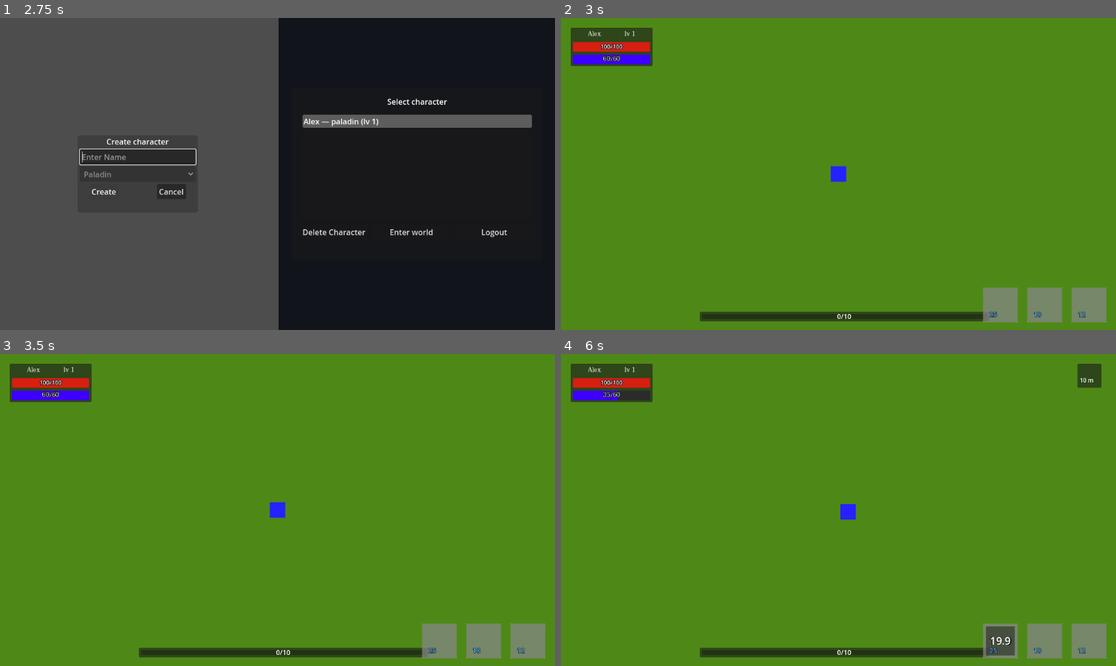
Above: before the commit, frames 1-4 (two rows, left to right).
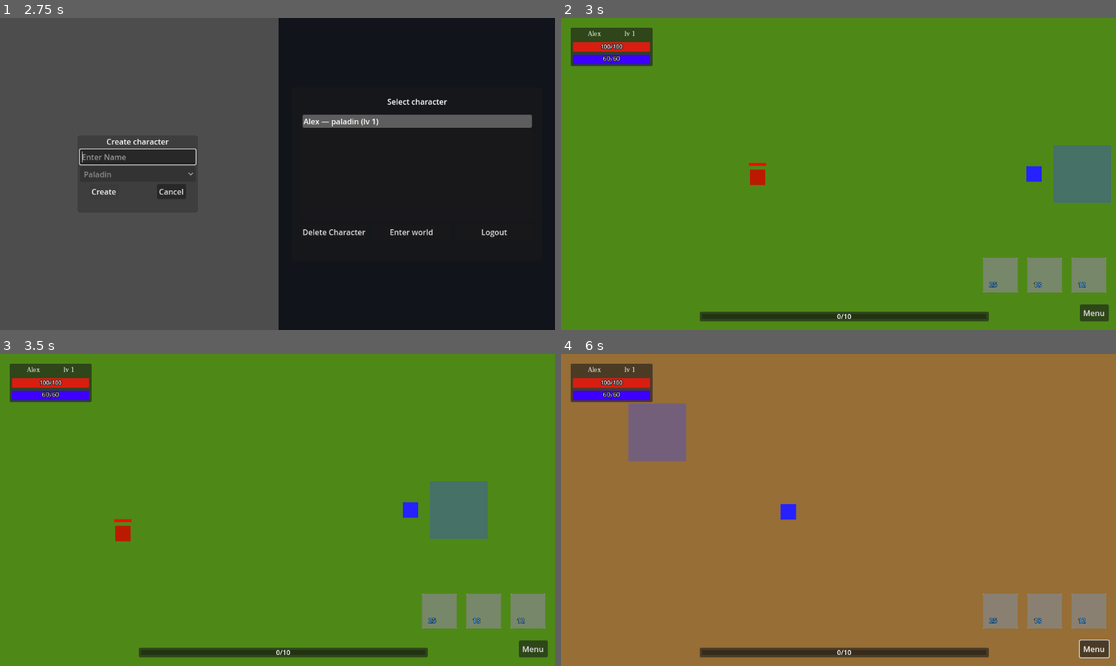
Above: after the commit, the same moments.

Repository: denisshkytko/mmo-mvp-godot
Game: Godot game, scene res://ui/flow/LoginUI.tscn
Same seed, same stepped clock (60 frames per second), same inputs: the game is played once before the commit and once after it.
Inputs (mouse positions are in pixels of both pictures, inside the frame that each line leads up to):
- Up to frame 1 (2.75 s): click "Sign in" at 0.5 s; click (138, 155) at 1.27 s; type "Alex" at 1.35 s; click "Create" at 2 s
- Up to frame 2 (3 s): click "Enter world" at 2.75 s
- Up to frame 3 (3.5 s): no input
- Up to frame 4 (6 s): click (1093, 650) at 3.5 s, where only the run after the commit has a clickable "Menu"; move the mouse to (1088, 641) at 4.27 s; hold Right (ui_right) 4.28-5.03 s; tap E (loot) at 4.35, 5.1, 5.85 s; click (1088, 641) at 4.42 s; move the mouse to (1043, 641) at 5.02 s; hold Down (ui_down) 5.03-5.78 s; click (1043, 641) at 5.17 s; move the mouse to (999, 641) at 5.77 s; hold Right (ui_right) from 5.78 s (still down); click (999, 641) at 5.92 s

Frame 1 is identical in both runs. In frame 2, 6.0% of the frame differs, in the area x 33-100%, y 40-98%; in frame 3, 6.0%; in frame 4, 98%, in the area x 0-100%, y 0-100%.

Commit message:
Fix mob disengage on player death and adjust buff persistence

Diff:
--- a/core/managers/app_state.gd
+++ b/core/managers/app_state.gd
@@ -100,3 +100,18 @@
 		selected_character_id = ""
 		selected_character_data = {}
 	return ok
+
+
+func save_selected_character(data: Dictionary) -> void:
+	if selected_character_id == "":
+		return
+	if not has_node("/root/SaveSystem"):
+		return
+
+	# гарантируем id
+	data["id"] = selected_character_id
+
+	SaveSystem.save_character_full(data)
+
+	# обновляем кэш в памяти, чтобы UI/мир читали актуальные данные
+	selected_character_data = data
--- a/core/managers/game_manager.gd
+++ b/core/managers/game_manager.gd
@@ -4,6 +4,15 @@
 
 var player: Node2D
 var current_target: Node = null
+
+# --- Save/Load runtime ---
+var current_zone_path: String = ""
+var _pending_override_pos: Vector2 = Vector2.ZERO
+var _has_override_pos: bool = false
+
+var _save_debounce: Timer
+var _autosave: Timer
+var _save_pending: bool = false
 
 
 func _ready() -> void:
@@ -12,6 +21,97 @@
 		push_error("Player not found in group 'player'.")
 		return
 
+	# --- save timers ---
+	_save_debounce = Timer.new()
+	_save_debounce.one_shot = true
+	_save_debounce.wait_time = 0.6
+	add_child(_save_debounce)
+	_save_debounce.timeout.connect(_flush_save)
+
+	_autosave = Timer.new()
+	_autosave.one_shot = false
+	_autosave.wait_time = 20.0
+	add_child(_autosave)
+	_autosave.timeout.connect(_autosave_tick)
+	_autosave.start()
+
+	# --- load character state into world ---
+	_load_character_into_world()
+
+
+func _load_character_into_world() -> void:
+	if not has_node("/root/AppState"):
+		return
+
+	var data: Dictionary = AppState.selected_character_data
+	if data.is_empty():
+		# Защиты ты просил отложить — просто ничего не делаем.
+		return
+
+	# 1) Зона: всегда берём из data["zone"], по умолчанию Zone_01 (у тебя это уже записывается при создании)
+	var zone_path: String = String(data.get("zone", "res://game/world/zones/Zone_01.tscn"))
+	if zone_path == "":
+		zone_path = "res://game/world/zones/Zone_01.tscn"
+
+	current_zone_path = zone_path
+
+	# 2) Позиция: применяем ТОЛЬКО если она не (0,0) — иначе это “первый вход”
+	var pos_v: Variant = data.get("pos", null)
+	_has_override_pos = false
+	_pending_override_pos = Vector2.ZERO
+	if pos_v is Dictionary:
+		var pos_d: Dictionary = pos_v as Dictionary
+		var x: float = float(pos_d.get("x", 0.0))
+		var y: float = float(pos_d.get("y", 0.0))
+		if not (is_zero_approx(x) and is_zero_approx(y)):
+			_has_override_pos = true
+			_pending_override_pos = Vector2(x, y)
+
+	# 3) Загружаем зону
+	load_zone(zone_path, "SpawnPoint")
+
+	# 4) Применяем статы/инвентарь
+	if player.has_method("apply_character_data"):
+		player.call("apply_character_data", data)
+
+	# 5) Сохраним состояние входа (debounce)
+	request_save("enter_world")
+
+
+# ---------------------------
+# Save API (debounced)
+# ---------------------------
+func request_save(reason: String) -> void:
+	_save_pending = true
+	_save_debounce.start()
+
+func _flush_save() -> void:
+	if not _save_pending:
+		return
+	_save_pending = false
+	_do_save_now()
+
+func _autosave_tick() -> void:
+	request_save("autosave")
+
+func _do_save_now() -> void:
+	if not has_node("/root/AppState"):
+		return
+	if AppState.selected_character_id == "":
+		return
+	if player == null or not is_instance_valid(player):
+		return
+	if not player.has_method("export_character_data"):
+		return
+
+	var data: Dictionary = player.call("export_character_data")
+
+	# зона
+	if current_zone_path != "":
+		data["zone"] = current_zone_path
+
+	AppState.save_selected_character(data)
+
 
 # ---------------------------
 # Zone loading
@@ -21,7 +121,10 @@
 		push_error("Zone path is empty.")
 		return
 
-	# Wait a frame so physics flushing doesn't explode (we already use this pattern)
+	current_zone_path = zone_scene_path
+	request_save("zone_change")
+
+	# Wait a frame so physics flushing doesn't explode
 	call_deferred("_load_zone_deferred", zone_scene_path, spawn_name)
 
 
@@ -50,6 +153,11 @@
 		else:
 			player.global_position = new_zone.global_position
 
+	# Override position if saved (not first entry)
+	if _has_override_pos:
+		player.global_position = _pending_override_pos
+		_has_override_pos = false
+
 	# Optional: target becomes invalid when changing zones
 	clear_target()
 
@@ -79,7 +187,6 @@
 	return current_target
 
 
-
 func clear_target() -> void:
 	current_target = null
 
@@ -98,7 +205,7 @@
 			screen_pos = mb.position
 			pressed = true
 
-	# Touch (Emulate Touch From Mouse or mobile)
+	# Touch
 	elif event is InputEventScreenTouch:
 		var st := event as InputEventScreenTouch
 		if st.pressed:
@@ -123,8 +230,6 @@
 
 
 func _pick_mob_at_world_pos(world_pos: Vector2) -> Node:
-
-
 	var vp: Viewport = get_viewport()
 	var space_state: PhysicsDirectSpaceState2D = vp.world_2d.direct_space_state
 
@@ -134,7 +239,6 @@
 	params.collide_with_bodies = true
 	params.collision_mask = 0xFFFFFFFF
 
-	# Typed array to avoid "cannot infer type" issues when warnings are errors
 	var hits: Array[Dictionary] = space_state.intersect_point(params, 32)
 	if hits.is_empty():
 		return null
@@ -144,7 +248,6 @@
 		if collider_obj == null:
 			continue
 
-		# Если клик попал в Area2D, она может быть TargetHitbox
 		var node: Node = collider_obj as Node
 		while node != null:
 			if node.is_in_group("mobs"):
@@ -175,7 +278,6 @@
 		if g == null:
 			continue
 
-		# Если это наша сцена Graveyard с методом
 		if g.has_method("get_spawn_position"):
 			var p: Vector2 = g.call("get_spawn_position")
 			var d: float = from_world_pos.distance_to(p)
@@ -191,6 +293,7 @@
 
 	return best_pos
 
+
 # Preferred API: accept PackedScene directly (safer than string paths).
 func load_zone_scene(zone_scene: PackedScene, spawn_name: String = "SpawnPoint") -> void:
 	if zone_scene == null:
@@ -198,16 +301,14 @@
 		return
 	call_deferred("_load_zone_scene_deferred", zone_scene, spawn_name)
 
+
 func _load_zone_scene_deferred(zone_scene: PackedScene, spawn_name: String) -> void:
-	# Удаляем текущую зону
 	for child in zone_container.get_children():
 		child.queue_free()
 
-	# Создаём новую
 	var new_zone: Node2D = zone_scene.instantiate() as Node2D
 	zone_container.add_child(new_zone)
 
-	# Спавним игрока
 	var spawn: Node = new_zone.get_node_or_null(spawn_name)
 	if spawn is Marker2D:
 		player.global_position = (spawn as Marker2D).global_position
@@ -219,3 +320,14 @@
 			player.global_position = new_zone.global_position
 
 	clear_target()
+
+
+func save_now() -> void:
+	if has_method("_do_save_now"):
+		call("_do_save_now")
+		return
+	if has_method("_flush_save"):
+		call("_flush_save")
+		return
+	if has_method("request_save"):
+		request_save("save_now")
--- a/game/characters/mobs/mob.gd
+++ b/game/characters/mobs/mob.gd
@@ -120,6 +120,14 @@
 	if _dead:
 		return
 
+	# Если игрок мёртв — немедленно прекращаем бой и уходим домой
+	if player != null and is_instance_valid(player):
+		if "is_dead" in player and bool(player.get("is_dead")):
+			_attack_timer = 0.0
+			_force_chase_timer = 0.0
+			_state = AIState.RETURN
+			velocity = Vector2.ZERO
+
 	_attack_timer = max(0.0, _attack_timer - delta)
 	_force_chase_timer = max(0.0, _force_chase_timer - delta)
 
@@ -326,3 +334,11 @@
 		return
 	var ratio: float = clamp(float(current_hp) / float(max_hp), 0.0, 1.0)
 	hp_fill.size.x = 36.0 * ratio
+
+
+func on_player_died() -> void:
+	# Сразу прекращаем бой и возвращаемся домой
+	_attack_timer = 0.0
+	_force_chase_timer = 0.0
+	_state = AIState.RETURN
+	velocity = Vector2.ZERO
--- a/game/characters/player/components/player_buffs.gd
+++ b/game/characters/player/components/player_buffs.gd
@@ -46,8 +46,10 @@
 		arr.append({
 			"id": id,
 			"time_left": float(entry.get("time_left", 0.0)),
+			"data": entry.get("data", {}) as Dictionary
 		})
 	return arr
+
 
 func get_attack_bonus_total() -> int:
 	var bonus: int = 0
@@ -66,3 +68,27 @@
 		if bool(data.get("invulnerable", false)):
 			return true
 	return false
+
+
+func apply_buffs_snapshot(arr: Array) -> void:
+	_buffs.clear()
+
+	for v in arr:
+		if not (v is Dictionary):
+			continue
+
+		var d: Dictionary = v as Dictionary
+		var id: String = String(d.get("id", ""))
+		if id == "":
+			continue
+
+		var left: float = float(d.get("time_left", 0.0))
+		if left <= 0.0:
+			continue
+
+		var data: Dictionary = d.get("data", {}) as Dictionary
+		_buffs[id] = {"time_left": left, "data": data}
+
+
+func clear_all() -> void:
+	_buffs.clear()
--- a/game/characters/player/components/player_inventory_component.gd
+++ b/game/characters/player/components/player_inventory_component.gd
@@ -22,3 +22,24 @@
 	if inventory == null:
 		return {"gold": 0, "slots": []}
 	return {"gold": inventory.gold, "slots": inventory.slots}
+
+
+func apply_inventory_snapshot(snapshot: Dictionary) -> void:
+	if inventory == null:
+		inventory = Inventory.new()
+
+	inventory.gold = int(snapshot.get("gold", 0))
+
+	# slots
+	var slots_v: Variant = snapshot.get("slots", [])
+	if not (slots_v is Array):
+		slots_v = []
+
+	var slots_arr: Array = slots_v as Array
+
+	inventory.slots.resize(Inventory.SLOT_COUNT)
+	for i in range(Inventory.SLOT_COUNT):
+		if i < slots_arr.size():
+			inventory.slots[i] = slots_arr[i]
+		else:
+			inventory.slots[i] = null
--- a/game/characters/player/components/player_stats.gd
+++ b/game/characters/player/components/player_stats.gd
@@ -58,7 +58,21 @@
 	# 1) помечаем игрока мёртвым (останавливаем движение/атаки)
 	p.is_dead = true
 
-	# 2) показываем окно респавна (RespawnUi в GameUI)
+	get_tree().call_group("mobs", "on_player_died")
+
+	# 2) сбрасываем бафы
+	if p != null and p.c_buffs != null:
+		p.c_buffs.clear_all()
+
+	# 3) сброс таргета + запрос сейва
+	var gm: Node = get_tree().get_first_node_in_group("game_manager")
+	if gm != null:
+		if gm.has_method("clear_target"):
+			gm.call("clear_target")
+		if gm.has_method("request_save"):
+			gm.call("request_save", "death")
+
+	# 4) показываем окно респавна (RespawnUi в GameUI)
 	var respawn_ui: Node = get_tree().get_first_node_in_group("respawn_ui")
 	if respawn_ui != null and respawn_ui.has_method("open"):
 		respawn_ui.call("open", p, 3.0) # 3 секунды ожидания (можешь поменять)
--- a/game/characters/player/player.gd
+++ b/game/characters/player/player.gd
@@ -83,6 +83,9 @@
 
 
 func _process(delta: float) -> void:
+	if is_dead:
+		return
+
 	c_buffs.tick(delta)
 	c_skills.tick(delta)
 	c_combat.tick(delta)
@@ -125,20 +128,34 @@
 	return c_buffs.get_buffs_snapshot()
 
 
-# Inventory API (Corpse loot uses this)
 func add_gold(amount: int) -> void:
 	c_inv.add_gold(amount)
 
+	var gm: Node = get_tree().get_first_node_in_group("game_manager")
+	if gm != null and gm.has_method("request_save"):
+		gm.call("request_save", "gold")
+
+
 func add_item(item_id: String, amount: int) -> int:
-	return c_inv.add_item(item_id, amount)
+	var remaining: int = c_inv.add_item(item_id, amount)
+
+	var gm: Node = get_tree().get_first_node_in_group("game_manager")
+	if gm != null and gm.has_method("request_save"):
+		gm.call("request_save", "item")
+
+	return remaining
+
+
+func add_xp(amount: int) -> void:
+	c_stats.add_xp(amount)
+
+	var gm: Node = get_tree().get_first_node_in_group("game_manager")
+	if gm != null and gm.has_method("request_save"):
+		gm.call("request_save", "xp")
+
 
 func get_inventory_snapshot() -> Dictionary:
 	return c_inv.get_inventory_snapshot()
-
-
-# XP / Leveling API
-func add_xp(amount: int) -> void:
-	c_stats.add_xp(amount)
 
 
 # Damage API
@@ -155,4 +172,62 @@
 	current_hp = max_hp
 	mana = max_mana
 
+	# бафы не переносятся через смерть/респавн
+	c_buffs.clear_all()
+
 	is_dead = false
+
+
+func apply_character_data(d: Dictionary) -> void:
+	# имя/класс здесь не трогаем (они живут в сейве и UI), но статы/прогресс применяем
+	level = int(d.get("level", level))
+	xp = int(d.get("xp", xp))
+	xp_to_next = int(d.get("xp_to_next", xp_to_next))
+
+	max_hp = int(d.get("max_hp", max_hp))
+	current_hp = int(d.get("current_hp", current_hp))
+	attack = int(d.get("attack", attack))
+	defense = int(d.get("defense", defense))
+
+	max_mana = int(d.get("max_mana", max_mana))
+	mana = int(d.get("mana", mana))
+
+	# inventory snapshot
+	var inv_v: Variant = d.get("inventory", null)
+	if inv_v is Dictionary:
+		c_inv.apply_inventory_snapshot(inv_v as Dictionary)
+
+	var buffs_v: Variant = d.get("buffs", [])
+	if buffs_v is Array:
+		c_buffs.apply_buffs_snapshot(buffs_v as Array)
+
+	# защита от “вошёл мёртвым”
+	is_dead = false
+
+
+func export_character_data() -> Dictionary:
+	# берём основу из AppState (там id/name/class и т.д.)
+	var base: Dictionary = AppState.selected_character_data.duplicate(true)
+
+	base["level"] = level
+	base["xp"] = xp
+	base["xp_to_next"] = xp_to_next
+
+	base["max_hp"] = max_hp
+	base["current_hp"] = current_hp
+	base["attack"] = attack
+	base["defense"] = defense
+
+	base["max_mana"] = max_mana
+	base["mana"] = mana
+
+	# inventory
+	base["inventory"] = c_inv.get_inventory_snapshot()
+
+	# position
+	base["pos"] = {"x": float(global_position.x), "y": float(global_position.y)}
+
+	# buffs
+	base["buffs"] = c_buffs.get_buffs_snapshot()
+
+	return base
--- a/ui/game/GameUI.tscn
+++ b/ui/game/GameUI.tscn
@@ -8,6 +8,7 @@
 [ext_resource type="PackedScene" uid="uid://efx6ggikarhf" path="res://ui/game/hud/RespawnHUD.tscn" id="6_h0xnn"]
 [ext_resource type="PackedScene" uid="uid://bq1obwgfdui1f" path="res://ui/game/hud/InventoryHUD.tscn" id="7_eb4up"]
 [ext_resource type="PackedScene" uid="uid://cyfwx2chmt82i" path="res://ui/game/hud/LootHUD.tscn" id="8_vphlp"]
+[ext_resource type="PackedScene" uid="uid://cfogpoavpomnd" path="res://ui/game/hud/MenuHUD.tscn" id="9_48nlf"]
 
 [node name="GameUI" type="CanvasLayer"]
 
@@ -36,3 +37,6 @@
 [node name="InventoryHUD" parent="Root" instance=ExtResource("7_eb4up")]
 
 [node name="LootHUD" parent="Root" groups=["loot_ui"] instance=ExtResource("8_vphlp")]
+
+[node name="MenuHUD" parent="Root" instance=ExtResource("9_48nlf")]
+layout_mode = 0
--- /dev/null
+++ b/ui/game/hud/MenuHUD.tscn
@@ -0,0 +1,49 @@
+[gd_scene load_steps=2 format=3 uid="uid://cfogpoavpomnd"]
+
+[ext_resource type="Script" uid="uid://6xqbe46xy5et" path="res://ui/game/hud/menu_hud.gd" id="1_ft3am"]
+
+[node name="MenuHud" type="Control"]
+layout_mode = 3
+anchors_preset = 0
+script = ExtResource("1_ft3am")
+
+[node name="MenuButton" type="Button" parent="."]
+custom_minimum_size = Vector2(60, 35)
+layout_mode = 0
+offset_left = 1077.0
+offset_top = 595.0
+offset_right = 1137.0
+offset_bottom = 630.0
+text = "Menu"
+
+[node name="Panel" type="Panel" parent="."]
+visible = false
+custom_minimum_size = Vector2(100, 100)
+layout_mode = 0
+offset_left = 551.0
+offset_top = 220.0
+offset_right = 651.0
+offset_bottom = 320.0
+
+[node name="Margin" type="MarginContainer" parent="Panel"]
+layout_mode = 1
+anchors_preset = 15
+anchor_right = 1.0
+anchor_bottom = 1.0
+grow_horizontal = 2
+grow_vertical = 2
+theme_override_constants/margin_left = 5
+theme_override_constants/margin_top = 5
+theme_override_constants/margin_right = 5
+theme_override_constants/margin_bottom = 5
+
+[node name="VBox" type="VBoxContainer" parent="Panel/Margin"]
+layout_mode = 2
+
+[node name="ExitWorldButton" type="Button" parent="Panel/Margin/VBox"]
+layout_mode = 2
+text = "Exit World"
+
+[node name="ExitGameButton" type="Button" parent="Panel/Margin/VBox"]
+layout_mode = 2
+text = "Exit Game"
--- a/ui/game/hud/SkillButtonHUD.tscn
+++ b/ui/game/hud/SkillButtonHUD.tscn
@@ -12,9 +12,9 @@
 anchor_right = 1.0
 anchor_bottom = 1.0
 offset_left = -92.0
-offset_top = -88.0
+offset_top = -150.0
 offset_right = -52.0
-offset_bottom = -48.0
+offset_bottom = -110.0
 grow_horizontal = 0
 grow_vertical = 0
 
--- /dev/null
+++ b/ui/game/hud/menu_hud.gd
@@ -0,0 +1,40 @@
+extends Control
+
+@onready var menu_button: Button = $MenuButton
+@onready var panel: Panel = $Panel
+@onready var exit_world: Button = $Panel/Margin/VBox/ExitWorldButton
+@onready var exit_game: Button = $Panel/Margin/VBox/ExitGameButton
+
+func _ready() -> void:
+	panel.visible = false
+	menu_button.pressed.connect(_toggle)
+	exit_world.pressed.connect(_exit_world)
+	exit_game.pressed.connect(_exit_game)
+
+func _toggle() -> void:
+	panel.visible = not panel.visible
+
+func _save_now() -> void:
+	var gm: Node = get_tree().get_first_node_in_group("game_manager")
+	if gm != null:
+		if gm.has_method("save_now"):
+			gm.call("save_now")
+			return
+		if gm.has_method("request_save"):
+			gm.call("request_save", "menu_exit")
+
+	# fallback: если save_now нет, просто пытаемся сохранить напрямую
+	if has_node("/root/AppState"):
+		var p: Node = get_tree().get_first_node_in_group("player")
+		if p != null and p.has_method("export_character_data") and AppState.selected_character_id != "":
+			var data: Dictionary = p.call("export_character_data")
+			AppState.save_selected_character(data)
+
+func _exit_world() -> void:
+	_save_now()
+	if has_node("/root/AppState"):
+		AppState.goto_character_select()
+
+func _exit_game() -> void:
+	_save_now()
+	get_tree().quit()
--- a/ui/game/hud/respawn_hud.gd
+++ b/ui/game/hud/respawn_hud.gd
@@ -46,4 +46,9 @@
 func _force_respawn() -> void:
 	if _player != null and is_instance_valid(_player) and _player.has_method("respawn_now"):
 		_player.call("respawn_now")
+
+		var gm: Node = get_tree().get_first_node_in_group("game_manager")
+		if gm != null and gm.has_method("request_save"):
+			gm.call("request_save", "respawn")
+
 	close()
Not shown: 1 places in ui/game/GameUI.tscn that only renumber resources
Not shown, added: ui/game/hud/menu_hud.gd.uid
